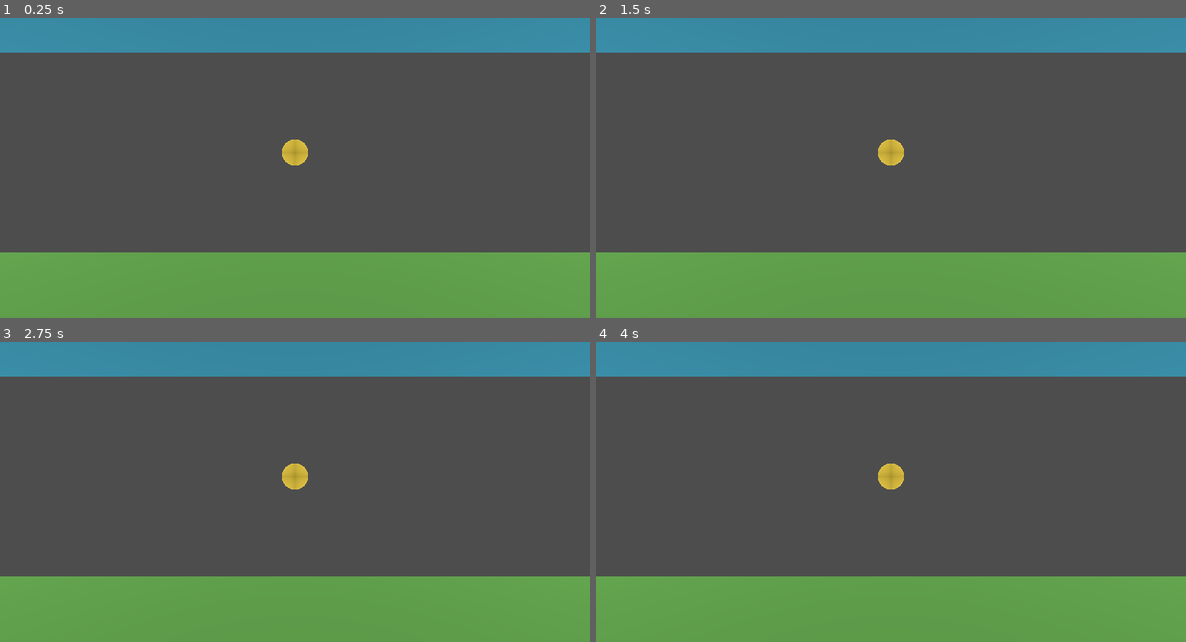
Above: before the commit, frames 1-4 (two rows, left to right).
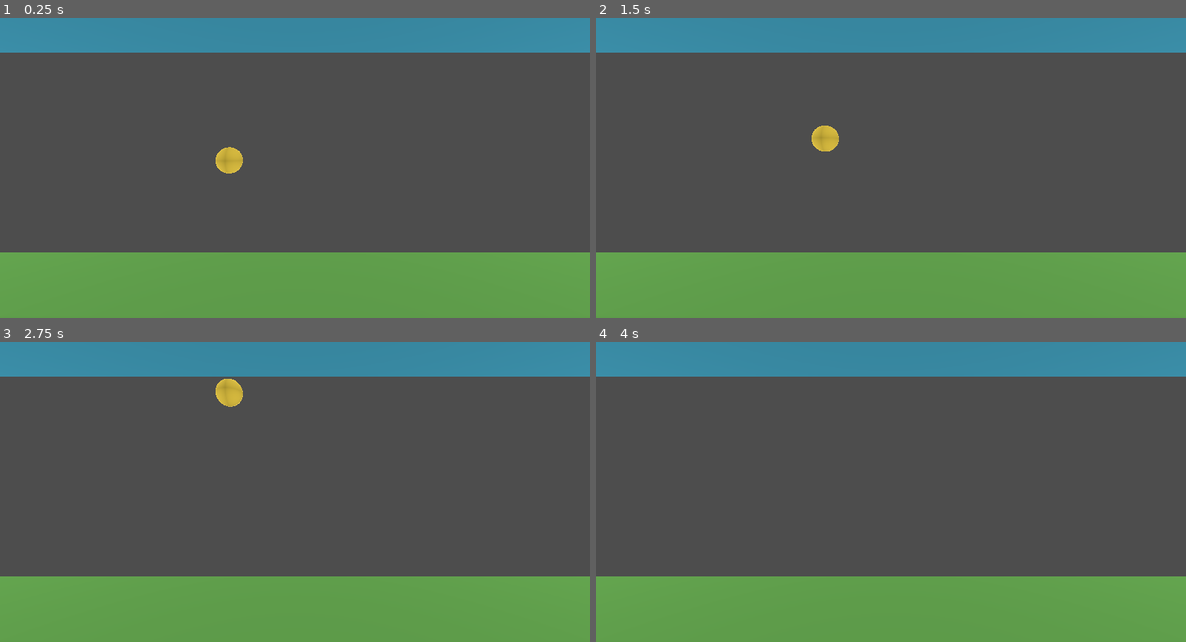
Above: after the commit, the same moments.

Repository: spheroidon/flappitron
Game: Godot game, scene res://main.tscn
Two runs of this game, one before a commit and one after it. Both use one fixed random seed, a clock stepped at 60 frames per second and the inputs below.
Inputs:
- Up to frame 1 (0.25 s): no input
- Up to frame 2 (1.5 s): tap Enter at 0.5 s; hold Right 0.53-1.28 s; tap Space (jump, bound only after the commit) at 0.6, 0.77, 1.07 s; hold Down from 1.28 s (still down); tap Alt at 1.35 s
- Up to frame 3 (2.75 s): tap Space (jump, bound only after the commit) at 1.52, 1.55, 1.82, 2.3 s; release Down at 2.03 s; hold Right from 2.03 s (still down); tap Shift at 2.1 s
- Up to frame 4 (4 s): release Right at 2.78 s; hold Up 2.78-3.53 s; tap Space (jump, bound only after the commit) at 2.85, 3.02, 3.32, 3.77, 3.8 s; hold Left from 3.53 s (still down); tap Alt at 3.6 s

The runs differ from the first frame. In frame 1, 0.6% of the frame differs, in the area x 36-53%, y 40-52%; in frame 2, 0.6%; in frame 3, 0.6%, in the area x 36-53%, y 12-50%; in frame 4, 0.3%.

Commit message:
The 'bird' can jump and fall now

Diff:
--- a/bird.tscn
+++ b/bird.tscn
@@ -1,14 +1,23 @@
 [gd_scene format=3 uid="uid://ouwpuvgn5noi"]
+
+[ext_resource type="Script" uid="uid://dd71g3gqrgart" path="res://scripts/bird.gd" id="1_g5k2s"]
 
 [sub_resource type="SphereMesh" id="SphereMesh_owhn0"]
 
 [sub_resource type="StandardMaterial3D" id="StandardMaterial3D_g5k2s"]
 albedo_color = Color(0.96, 0.83151996, 0.25919998, 1)
 
-[node name="bird" type="Node3D" unique_id=858673270]
+[sub_resource type="SphereShape3D" id="SphereShape3D_crnqq"]
 
-[node name="mesh" type="MeshInstance3D" parent="." unique_id=1627302398]
+[node name="bird" type="CharacterBody3D" unique_id=2034480965]
+script = ExtResource("1_g5k2s")
+
+[node name="Bird" type="MeshInstance3D" parent="." unique_id=1992867237]
 transform = Transform3D(2, 0, 0, 0, 2, 0, 0, 0, 2, 0, 0, 0)
 cast_shadow = 0
 mesh = SubResource("SphereMesh_owhn0")
 surface_material_override/0 = SubResource("StandardMaterial3D_g5k2s")
+
+[node name="Collision" type="CollisionShape3D" parent="." unique_id=1541325933]
+transform = Transform3D(2, 0, 0, 0, 2, 0, 0, 0, 2, 0, 0, 0)
+shape = SubResource("SphereShape3D_crnqq")
--- a/main.tscn
+++ b/main.tscn
@@ -28,7 +28,7 @@
 surface_material_override/0 = SubResource("StandardMaterial3D_1bvp3")
 
 [node name="CameraSide" type="Camera3D" parent="." unique_id=181646351]
-transform = Transform3D(-4.371139e-08, 0, 1, 0, 1, 0, -1, 0, -4.371139e-08, 16.478231, 0, 0)
+transform = Transform3D(-4.371139e-08, 0, 1, 0, 1, 0, -1, 0, -4.371139e-08, 16.478231, 0, -5)
 current = true
 
 [node name="DirectionalLight3D" type="DirectionalLight3D" parent="." unique_id=1919175140]
--- a/project.godot
+++ b/project.godot
@@ -19,6 +19,16 @@
 
 enabled=PackedStringArray("res://addons/godot_super-wakatime/plugin.cfg")
 
+[input]
+
+jump={
+"deadzone": 0.2,
+"events": [Object(InputEventKey,"resource_local_to_scene":false,"resource_name":"","device":-1,"window_id":0,"alt_pressed":false,"shift_pressed":false,"ctrl_pressed":false,"meta_pressed":false,"pressed":false,"keycode":0,"physical_keycode":32,"key_label":0,"unicode":32,"location":0,"echo":false,"script":null)
+, Object(InputEventMouseButton,"resource_local_to_scene":false,"resource_name":"","device":-1,"window_id":0,"alt_pressed":false,"shift_pressed":false,"ctrl_pressed":false,"meta_pressed":false,"button_mask":0,"position":Vector2(0, 0),"global_position":Vector2(0, 0),"factor":1.0,"button_index":1,"canceled":false,"pressed":false,"double_click":false,"script":null)
+, Object(InputEventJoypadButton,"resource_local_to_scene":false,"resource_name":"","device":-1,"button_index":1,"pressure":0.0,"pressed":false,"script":null)
+]
+}
+
 [physics]
 
 3d/physics_engine="Jolt Physics"
--- /dev/null
+++ b/scripts/bird.gd
@@ -0,0 +1,12 @@
+extends CharacterBody3D
+
+var gravity : float = -18
+var jump_force : float = 8
+
+func _physics_process(delta: float) -> void:
+	velocity.y += gravity * delta
+
+	if Input.is_action_just_pressed("jump"):
+		velocity.y = jump_force
+
+	move_and_slide()
Not shown, added: scripts/bird.gd.uid
